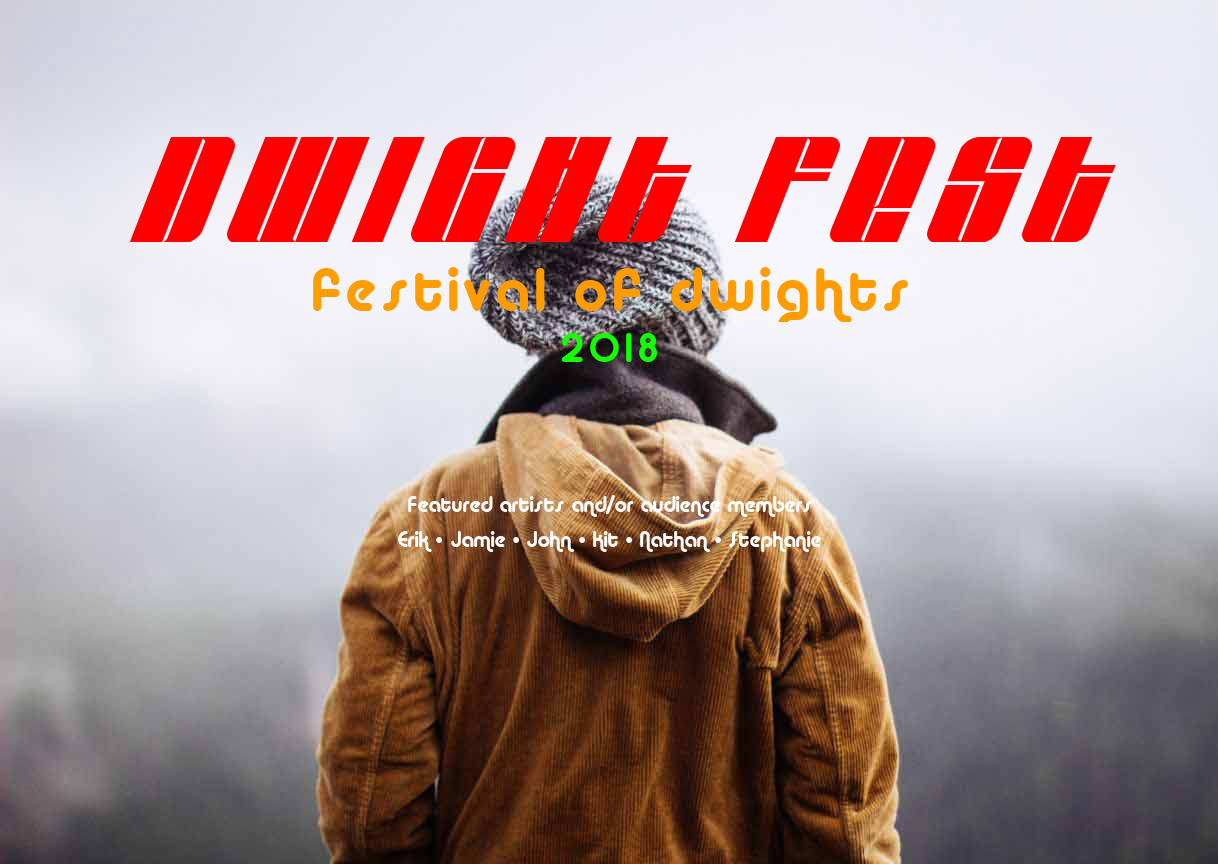
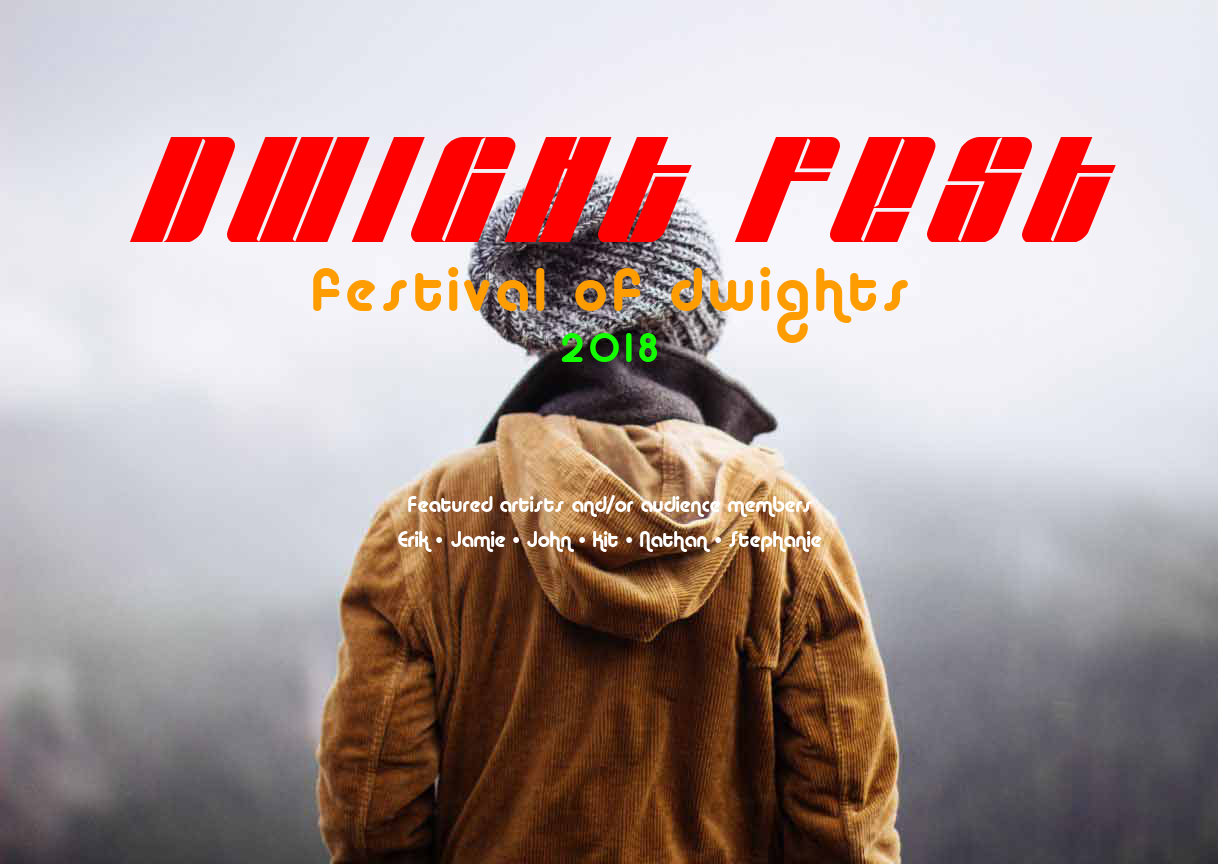
Revision of a layered 1218 × 864 image; what changed, layer by layer:
painted on "festival of dwights" over [777, 322, 850, 343]
